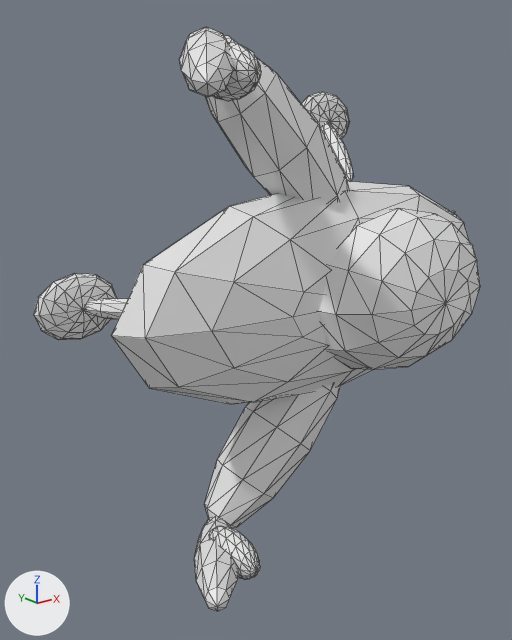
Two versions of the OBJ model assets/models/ship-scout.obj, one commit apart.
One viewpoint serves both versions: a camera (50 mm lens) standing at (-2.81, -3.66, 1.1) and looking at (-0.15, -0.34, -0.22). The lights are fixed; the arrows at lower left show +X, +Y and +Z. The first picture is the older version. Mesh edges are drawn as thin lines. Where no turn or scale is listed for an object, it has been applied to the vertices. Vertices at exactly the same position are counted once.

Script lines for the objects in view, before the commit:
```python
me_ship_scout = bpy.data.meshes.new('ship-scout')
me_ship_scout.from_pydata(...)  # 1276 vertices, 2464 faces; spans x -1.47..2.26, y -1.39..0.02, z -1.41..1.41
ob_ship_scout = bpy.data.objects.new('ship-scout', me_ship_scout)
ob_ship_scout.location = (0.0, 0.0, 0.0)
```
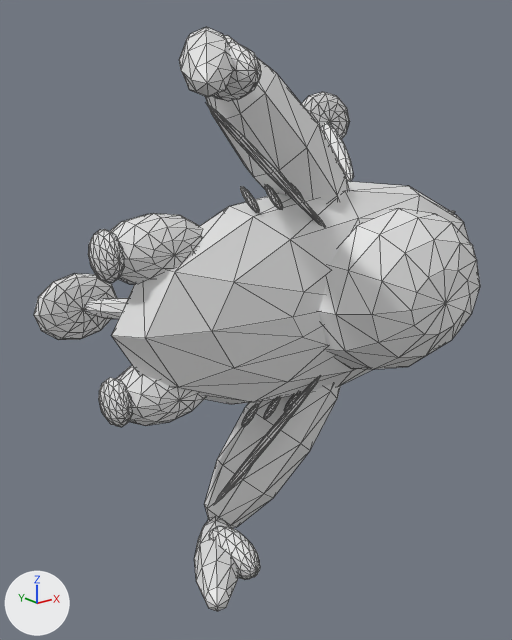
Where the change shows, as pixel boxes [x1, y1, x2, y2] in the pictures (512 x 640 px):
part 1 of me_ship_scout, added
    after: [214, 378, 320, 505]
part 2 of me_ship_scout, added
    after: [116, 365, 206, 426]
part 3 of me_ship_scout, added
    after: [99, 378, 132, 427]
part 4 of me_ship_scout, added
    after: [242, 403, 259, 427]
part 5 of me_ship_scout, added
    after: [264, 398, 281, 419]
part 6 of me_ship_scout, added
    after: [285, 393, 300, 411]
part 7 of me_ship_scout, added
    after: [205, 102, 324, 225]
part 8 of me_ship_scout, added
    after: [110, 213, 202, 284]
part 9 of me_ship_scout, added
    after: [88, 229, 124, 283]
part 10 of me_ship_scout, added
    after: [240, 187, 259, 213]
part 11 of me_ship_scout, added
    after: [264, 184, 283, 209]

What the commit changed:
me_ship_scout is used by ob_ship_scout; location (0.0, 0.0, 0.0).
me_ship_scout had 1276 vertices, 2464 faces and spanned x -1.47..2.26, y -1.39..0.02, z -1.41..1.41.
me_ship_scout now has 1956 vertices, 3776 faces and spans x -1.47..2.26, y -1.39..0.02, z -1.41..1.41.
me_ship_scout part 1: the loose piece of 42 vertices spanning x -0.71..0.31, y -0.85..-0.37, z -1.4..-0.31 is copied, and the copy is multiplied about its middle by the matrix ((0.377, -0.016, 0.317), (-0.055, 0.108, -0.054), (0.249, -0.022, 0.393)), then moved by (-0.25, -0.22, 0.11); it spans x -0.8..-0.1, y -0.89..-0.77, z -1.08..-0.42.
me_ship_scout part 2: a new loose piece, a UV sphere (12 segments, 8 rings, poles along y) spanning x -1.32..-0.7, y -0.78..-0.42, z -0.56..-0.2.
me_ship_scout part 3: a new loose piece, a UV sphere (12 segments, 8 rings, poles along y) spanning x -1.35..-1.21, y -0.73..-0.47, z -0.51..-0.25.
me_ship_scout part 4: the loose piece of 42 vertices spanning x -1.23..-0.63, y -1.39..-0.55, z 1.11..1.41 is copied, and the copy is multiplied about its middle by the matrix ((0.001, 0.126, -0.1), (-0.148, 0.04, 0.05), (0.064, 0.091, 0.116)), then moved by (0.39, 0.2, -1.86); it spans x -0.59..-0.49, y -0.8..-0.74, z -0.67..-0.54.
me_ship_scout part 5: the loose piece of 42 vertices spanning x -1.23..-0.63, y -1.39..-0.55, z 1.11..1.41 is copied, and the copy is multiplied about its middle by the matrix ((0.001, 0.126, -0.1), (-0.148, 0.04, 0.05), (0.064, 0.091, 0.116)), then moved by (0.55, 0.2, -1.86); it spans x -0.43..-0.33, y -0.8..-0.74, z -0.67..-0.54.
me_ship_scout part 6: the loose piece of 42 vertices spanning x -0.71..0.31, y -0.85..-0.37, z -1.4..-0.31 is copied, and the copy is multiplied about its middle by the matrix ((0.103, 0.041, -0.013), (-0.041, 0.104, 0.006), (0.014, -0.001, 0.111)), then moved by (-0.02, -0.16, 0.25); it spans x -0.27..-0.17, y -0.8..-0.74, z -0.67..-0.54.
me_ship_scout part 7: the loose piece of 42 vertices spanning x -0.71..0.31, y -0.85..-0.37, z 0.31..1.4 is copied, and the copy is multiplied about its middle by the matrix ((0.377, -0.016, -0.317), (-0.055, 0.108, 0.054), (-0.249, 0.022, 0.393)), then moved by (-0.25, -0.22, -0.1); it spans x -0.8..-0.1, y -0.89..-0.77, z 0.42..1.08.
me_ship_scout part 8: a new loose piece, a UV sphere (12 segments, 8 rings, poles along y) spanning x -1.32..-0.7, y -0.78..-0.42, z 0.2..0.56.
me_ship_scout part 9: a new loose piece, a UV sphere (12 segments, 8 rings, poles along y) spanning x -1.35..-1.21, y -0.73..-0.47, z 0.25..0.51.
me_ship_scout part 10: the loose piece of 42 vertices spanning x -0.71..0.31, y -0.85..-0.37, z 0.31..1.4 is copied, and the copy is multiplied about its middle by the matrix ((0.103, 0.041, 0.013), (-0.041, 0.104, -0.006), (-0.014, 0.001, 0.111)), then moved by (-0.34, -0.16, -0.25); it spans x -0.59..-0.49, y -0.8..-0.74, z 0.54..0.67.
me_ship_scout part 11: the loose piece of 42 vertices spanning x -0.71..0.31, y -0.85..-0.37, z 0.31..1.4 is copied, and the copy is multiplied about its middle by the matrix ((0.103, 0.041, 0.013), (-0.041, 0.104, -0.006), (-0.014, 0.001, 0.111)), then moved by (-0.18, -0.16, -0.25); it spans x -0.43..-0.33, y -0.8..-0.74, z 0.54..0.67.
Other edits to the shape of me_ship_scout do not show in these pictures.
